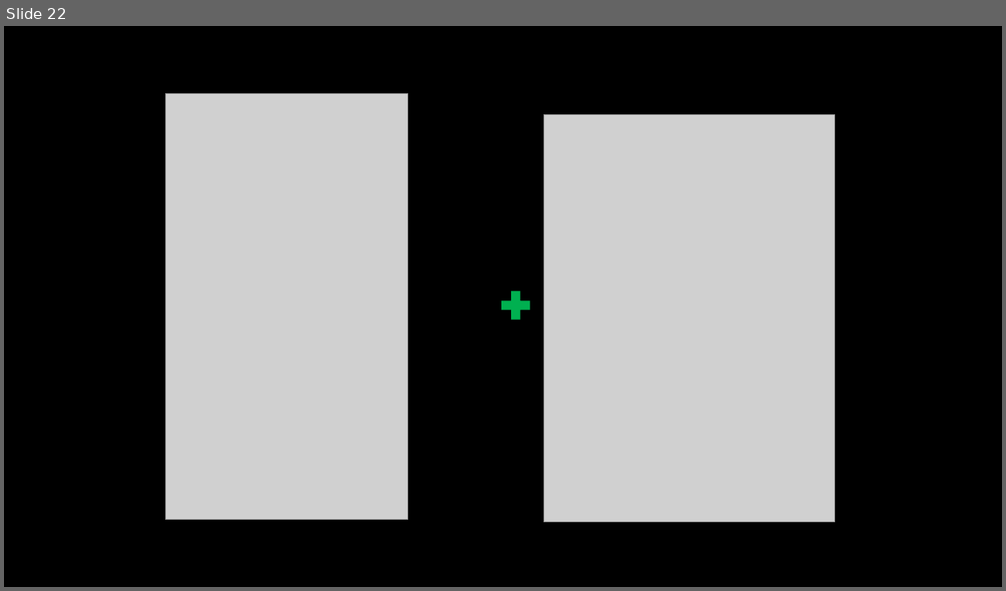
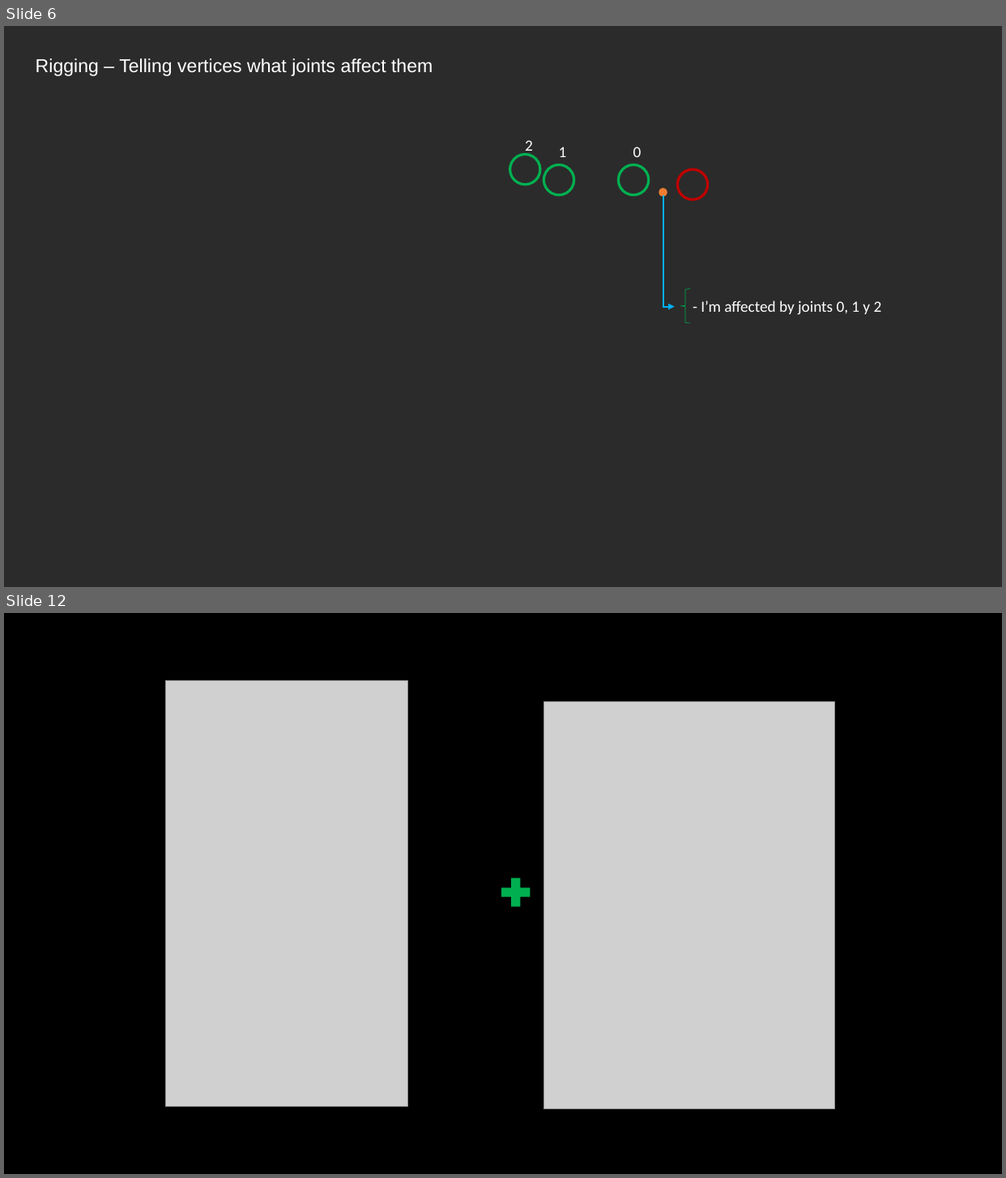
Before and after one commit to diegomacario/Animation-Experiments, a slide deck: documentation/Slides/Animation_3.pptx. Shown one above the other, each under a label of ours: slide 22 before the commit, slides 6 and 12 after it; the slides between them are not shown. The pictures are 1006x591 and 1006x1178 pixels, drawn with LibreOffice and Linux fonts; fonts in the diff are those of the drawing; grey boxes stand for pictures; background and template pictures are left out; a plain dark background stands for a picture behind light text. Boxes give left, top, right and bottom in pixels: in the first picture for what was removed or moved away, otherwise in the second. Text is boxed around its words. In the diff, an @@ line names an element or a change of style, - is before the commit and + after.

```diff
--- a/documentation/Slides/Animation_3.pptx
+++ b/documentation/Slides/Animation_3.pptx
@@ slide 6 added at box(4, 26, 1002, 587), background picture (left out) @@
@@ text added at box(36, 58, 432, 76), 18 pt, text #FFFFFF @@
+Rigging – Telling vertices what joints affect them
@@ text added at box(525, 140, 533, 155), 15 pt, text #FFFFFF @@
+2
@@ text added at box(559, 147, 567, 157), 15 pt, text #FFFFFF @@
+1
@@ text added at box(633, 147, 641, 157), 15 pt, text #FFFFFF @@
+0
@@ ellipse added at box(510, 154, 540, 184), outline #00B050 2.5 pt @@
@@ ellipse added at box(543, 165, 573, 195), outline #00B050 2.5 pt @@
@@ ellipse added at box(619, 165, 649, 195), outline #00B050 2.5 pt @@
@@ ellipse added at box(678, 169, 708, 199), outline #C00000 2.5 pt @@
@@ ellipse added at box(659, 189, 667, 197), fill #ED7D31 @@
@@ elbow arrow added from (663, 195) to (675, 307), #00B0F0 1.5 pt @@
@@ left brace added at box(681, 288, 691, 323), outline #00B050 0.5 pt @@
@@ text added at box(701, 301, 882, 315), 15 pt, text #FFFFFF @@
+- I’m affected by joints 0, 1 y 2
@@ what was slide 22 is now slide 12 @@
```
Also in this commit, not shown: 2 slides changed, 7 other slides added, 21 slides removed.
